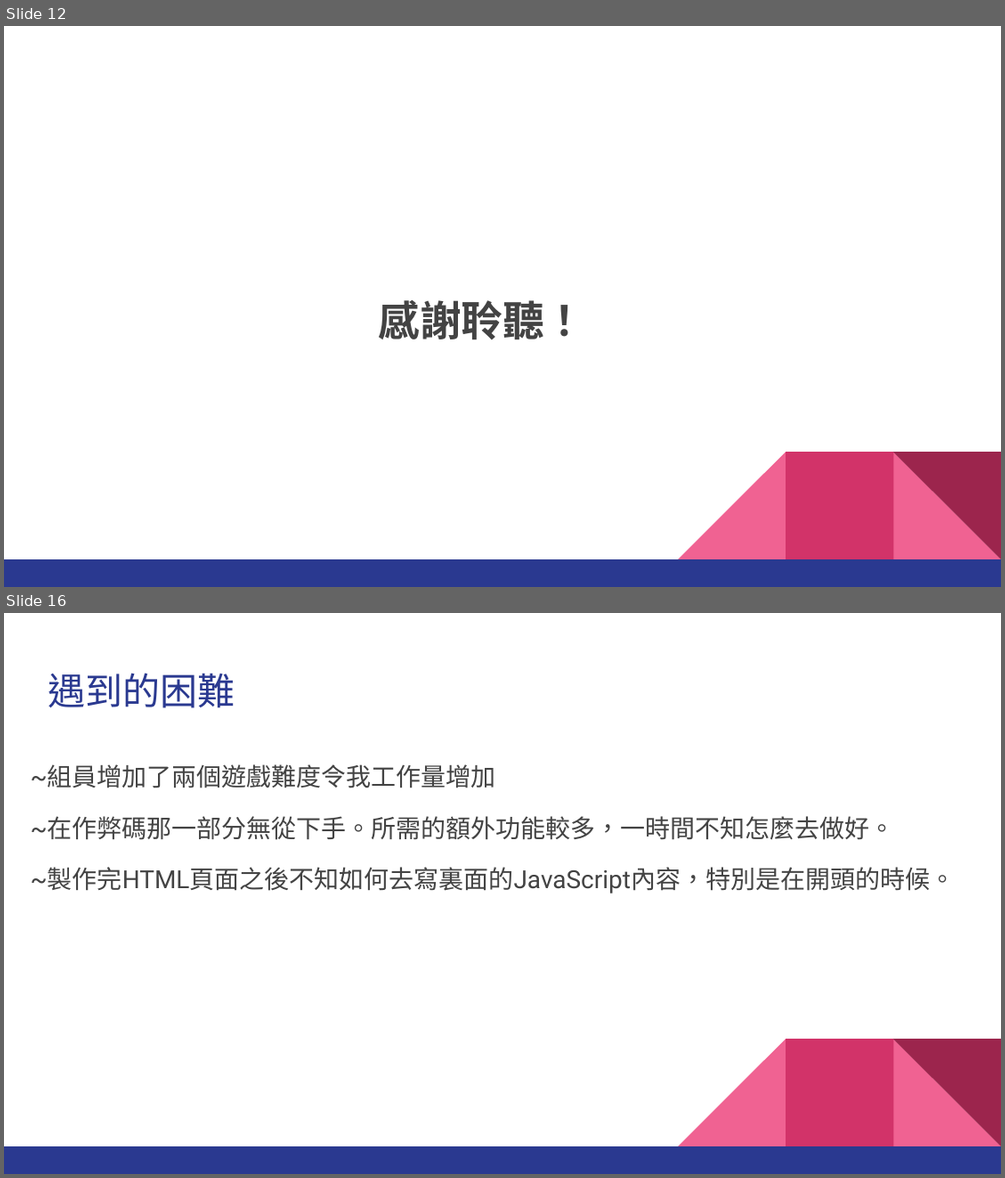
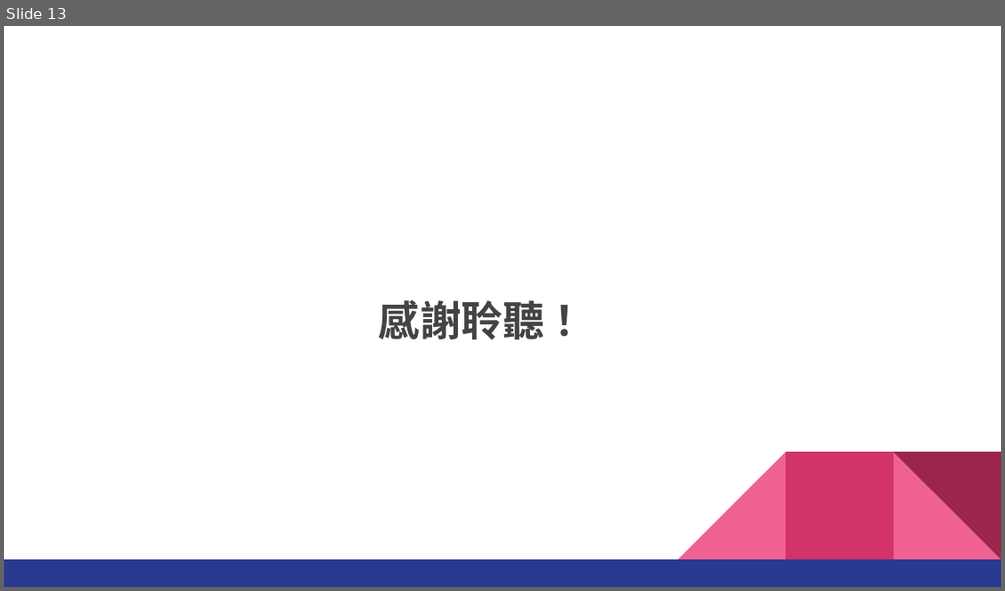
Before and after one commit to SmashedAdam/Clap_Tech_Task_5, a slide deck: package/Presentation.pptx. Shown one above the other, each under a label of ours: slides 12 and 16 before the commit, slide 13 after it; the slides between them are not shown. The pictures are 1005x1178 and 1005x591 pixels, drawn with LibreOffice and Linux fonts; fonts in the diff are those of the drawing. Boxes give left, top, right and bottom in pixels: in the first picture for what was removed or moved away, otherwise in the second. Text is boxed around its words. In the diff, an @@ line names an element or a change of style, - is before the commit and + after.

```diff
--- a/package/Presentation.pptx
+++ b/package/Presentation.pptx
@@ slide 16 removed at <box>4,613,1001,1174</box>, background #FFFFFF; not listed: 5 template elements that a slide beside it also shows @@
@@ title removed at <box>48,673,235,708</box> @@
-遇到的困難
@@ text removed at <box>31,764,955,893</box> @@
-~組員增加了兩個遊戲難度令我工作量增加
-~在作弊碼那一部分無從下手。所需的額外功能較多，一時間不知怎麼去做好。
-~製作完HTML頁面之後不知如何去寫裏面的JavaScript內容，特別是在開頭的時候。
@@ what was slide 12 is now slide 13 @@
```
Also in this commit, not shown: 3 slides changed, 1 slide added, 4 other slides removed, 3 other files.
